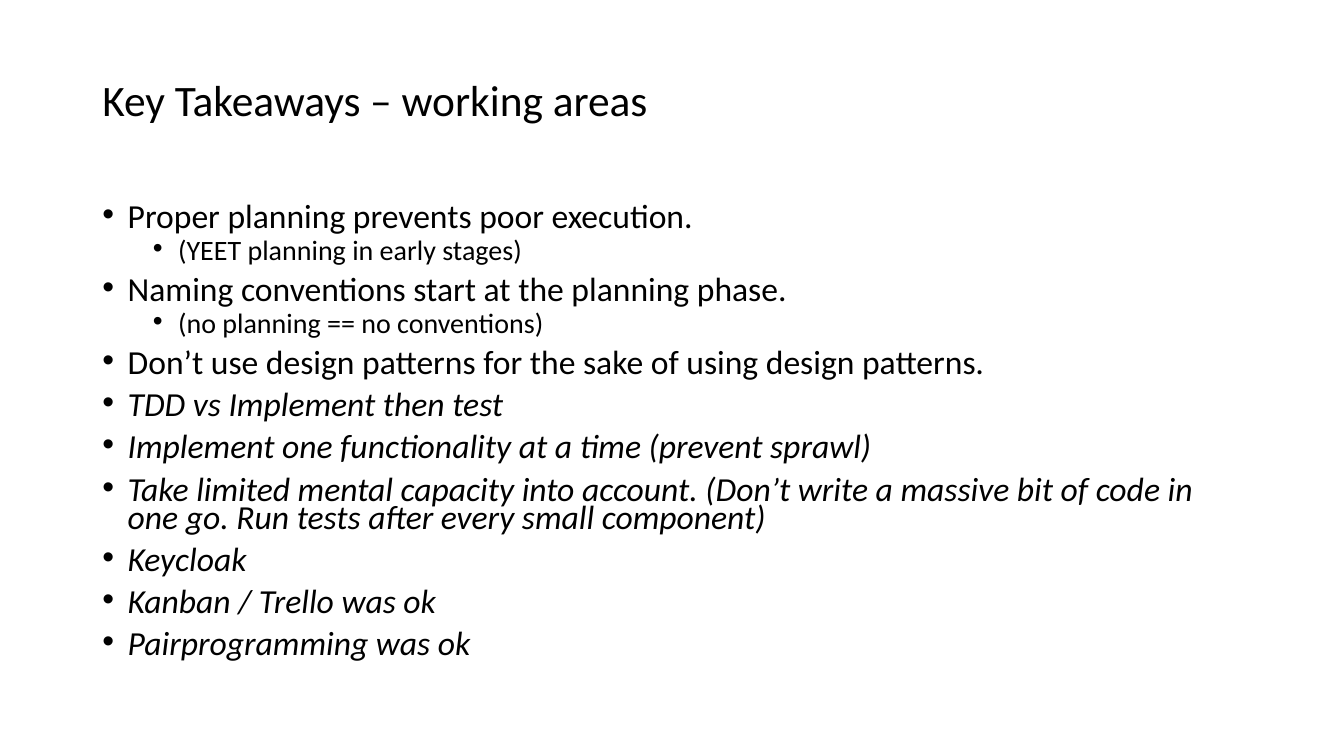
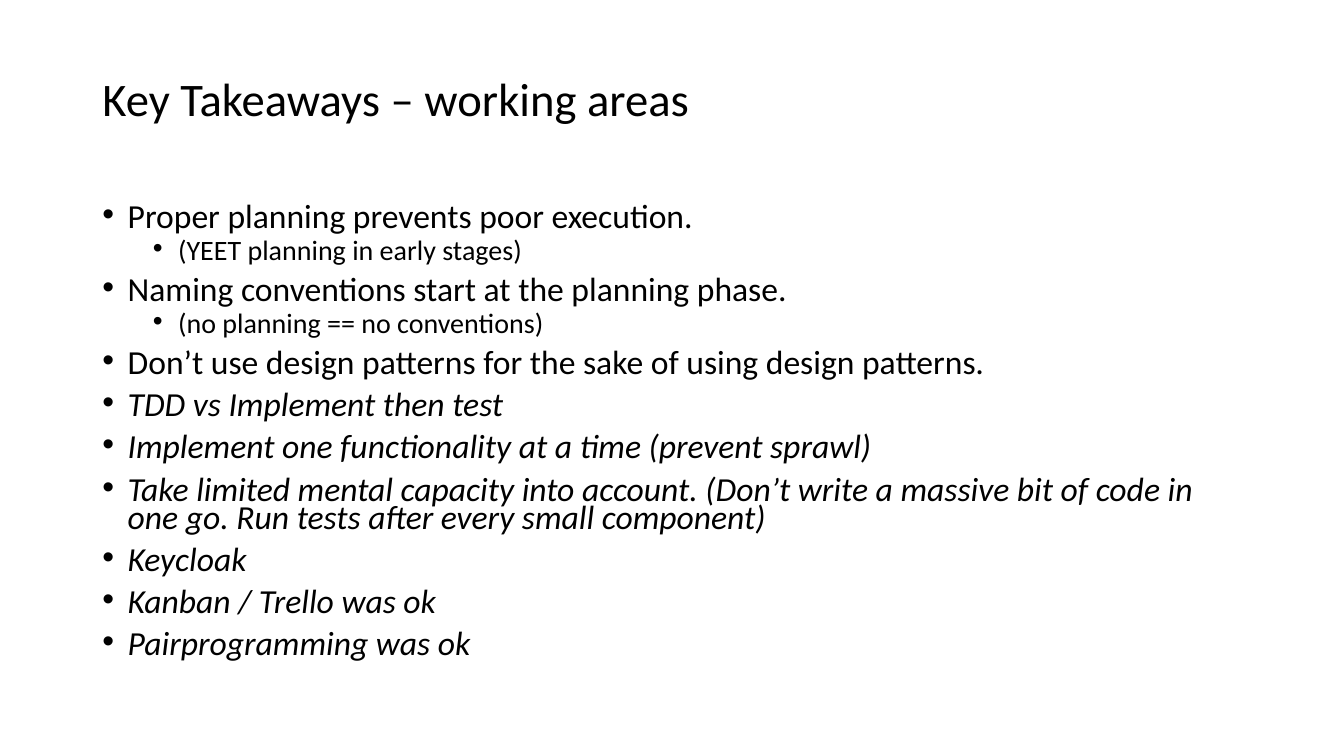
Before and after one commit to Andy-DG/DigiBookyCarbonara, a slide deck: slide 7 of DigiDooky.odp (slide 6 before the commit). Drawn at 1344x756 pixels with LibreOffice and Linux fonts; fonts in the diff are those of the drawing. Boxes give left, top, right and bottom in pixels: in the first picture for what was removed or moved away, otherwise in the second. Text is boxed around its words. In the diff, an @@ line names an element or a change of style, - is before the commit and + after.

```diff
--- a/DigiDooky.odp
+++ b/DigiDooky.odp
@@ title "Key Takeaways – working areas" at [102, 83, 689, 124]: size 31 to 33.3 pt @@
```
Also in this commit, not shown: 1 slide added, 2 other files.
